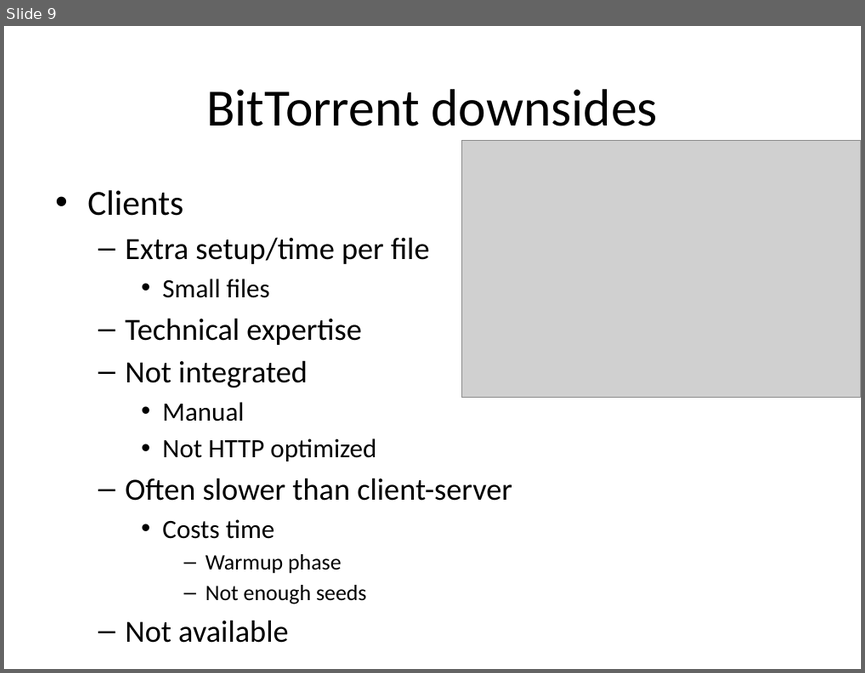
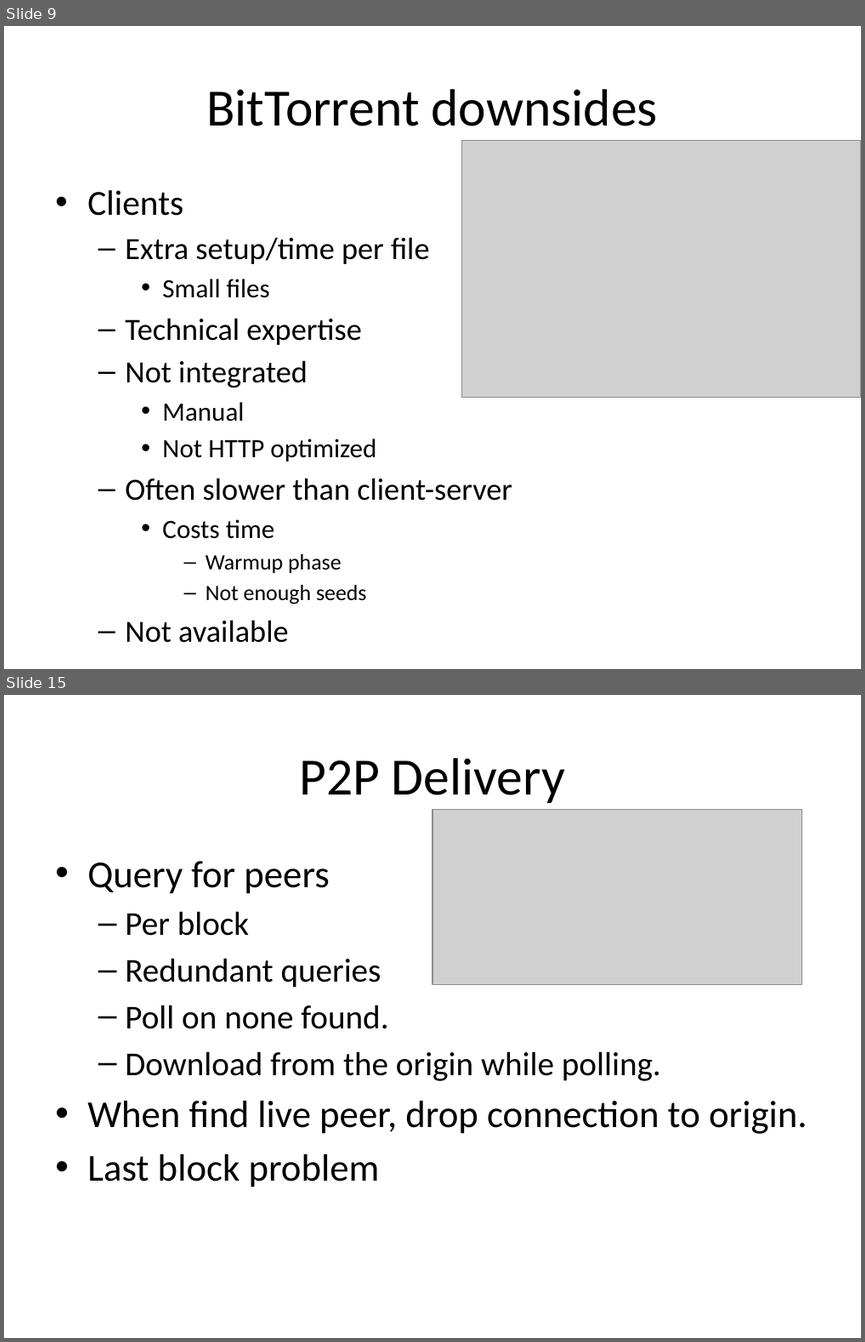
Before and after one commit to rdp/p2pwebclient, a slide deck: thesis_presentation/How to Make the Internet Faster.pptx. Shown one above the other, each under a label of ours: slide 9 before the commit, slides 9 and 15 after it; the slides between them are not shown. The pictures are 865x673 and 865x1342 pixels, drawn with LibreOffice and Linux fonts; fonts in the diff are those of the drawing; grey boxes stand for pictures. Boxes give left, top, right and bottom in pixels: in the first picture for what was removed or moved away, otherwise in the second. Text is boxed around its words. In the diff, an @@ line names an element or a change of style, - is before the commit and + after.

```diff
--- a/thesis_presentation/How to Make the Internet Faster.pptx
+++ b/thesis_presentation/How to Make the Internet Faster.pptx
@@ slide 15 added at [4, 695, 861, 1338], background #FFFFFF @@
@@ title added at [299, 758, 565, 803], 44 pt, text #000000 @@
+P2P Delivery
@@ picture added at [432, 809, 801, 985] @@
@@ text added at [87, 861, 807, 1187], 28 pt, text #000000 @@
+• Query for peers
+  – Per block
+  – Redundant queries
+  – Poll on none found.
+  – Download from the origin while polling.
+• When find live peer, drop connection to origin.
+• Last block problem
```
Also in this commit, not shown: 11 slides changed, 6 other slides added, 10 slides removed.
